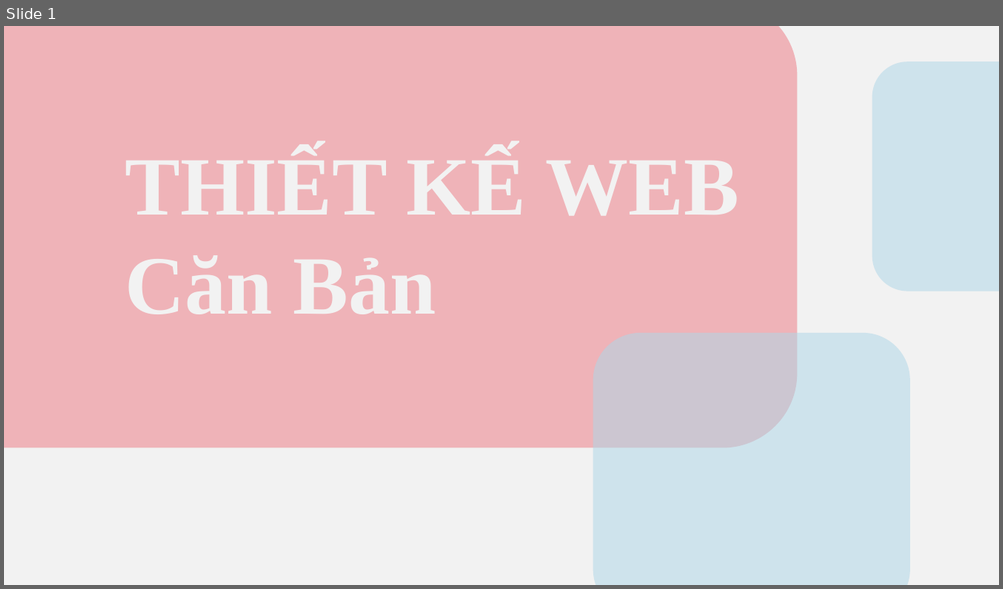
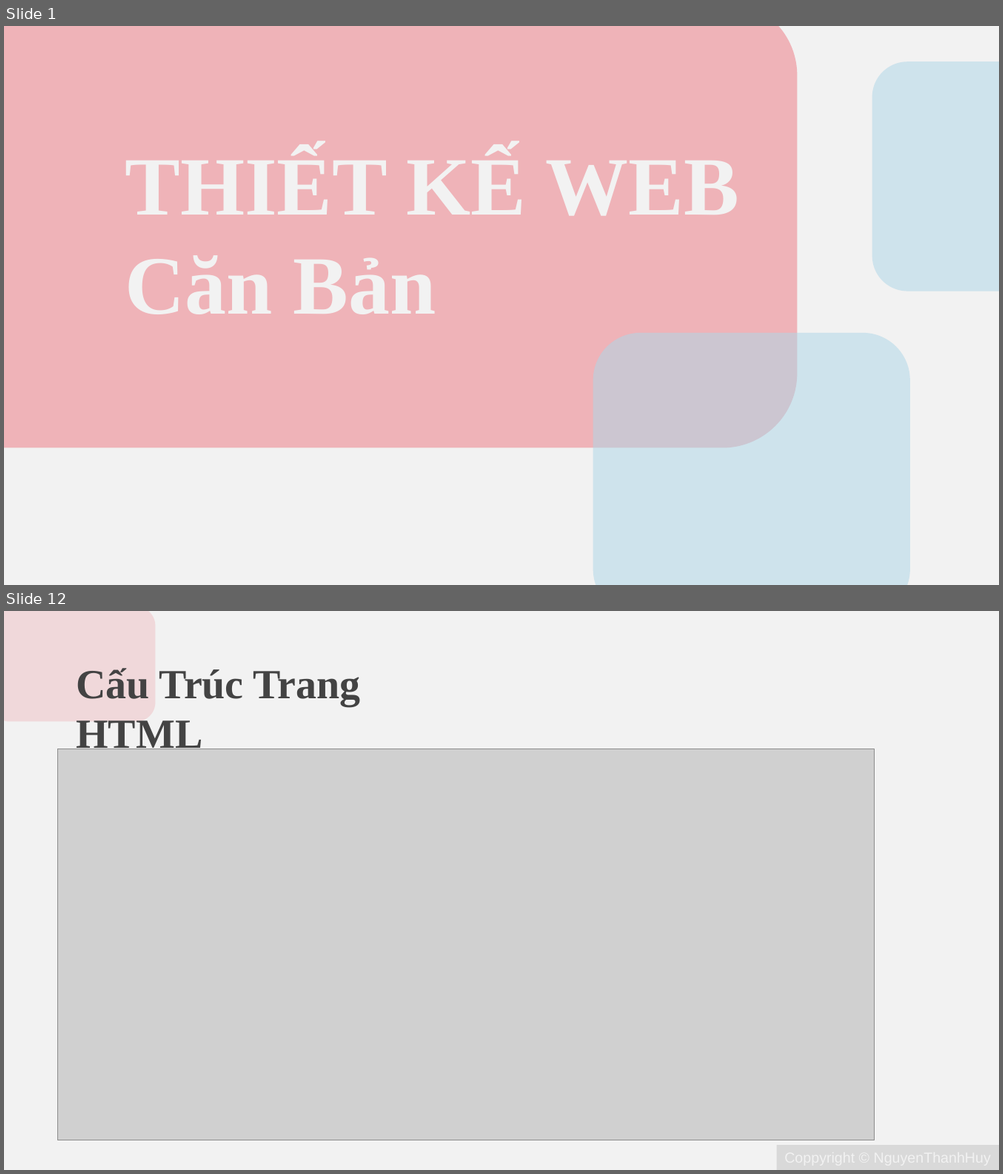
Before and after one commit to YoungBirds134/document_DevWeb, a slide deck: LapTrinhWeb.pptx. Shown one above the other, each under a label of ours: slide 1 before the commit, slides 1 and 12 after it; the slides between them are not shown. The pictures are 1003x589 and 1003x1174 pixels, drawn with LibreOffice and Linux fonts; fonts in the diff are those of the drawing; grey boxes stand for pictures. Boxes give left, top, right and bottom in pixels: in the first picture for what was removed or moved away, otherwise in the second. Text is boxed around its words. In the diff, an @@ line names an element or a change of style, - is before the commit and + after.

```diff
--- a/LapTrinhWeb.pptx
+++ b/LapTrinhWeb.pptx
@@ slide 12 added at <box>4,611,999,1170</box>, background #F2F2F2 @@
@@ rounded rectangle added at <box>4,611,156,721</box>, fill #EE8C94 at 25% opacity @@
@@ title added at <box>76,668,361,749</box>, 40 pt, text #434343, bold @@
+Cấu Trúc Trang HTML
@@ picture added at <box>58,749,874,1141</box> @@
@@ rectangle added at <box>777,1145,999,1170</box>, fill #D9D9D9 @@
```
Also in this commit, not shown: 9 slides changed, 1 other slide added.
